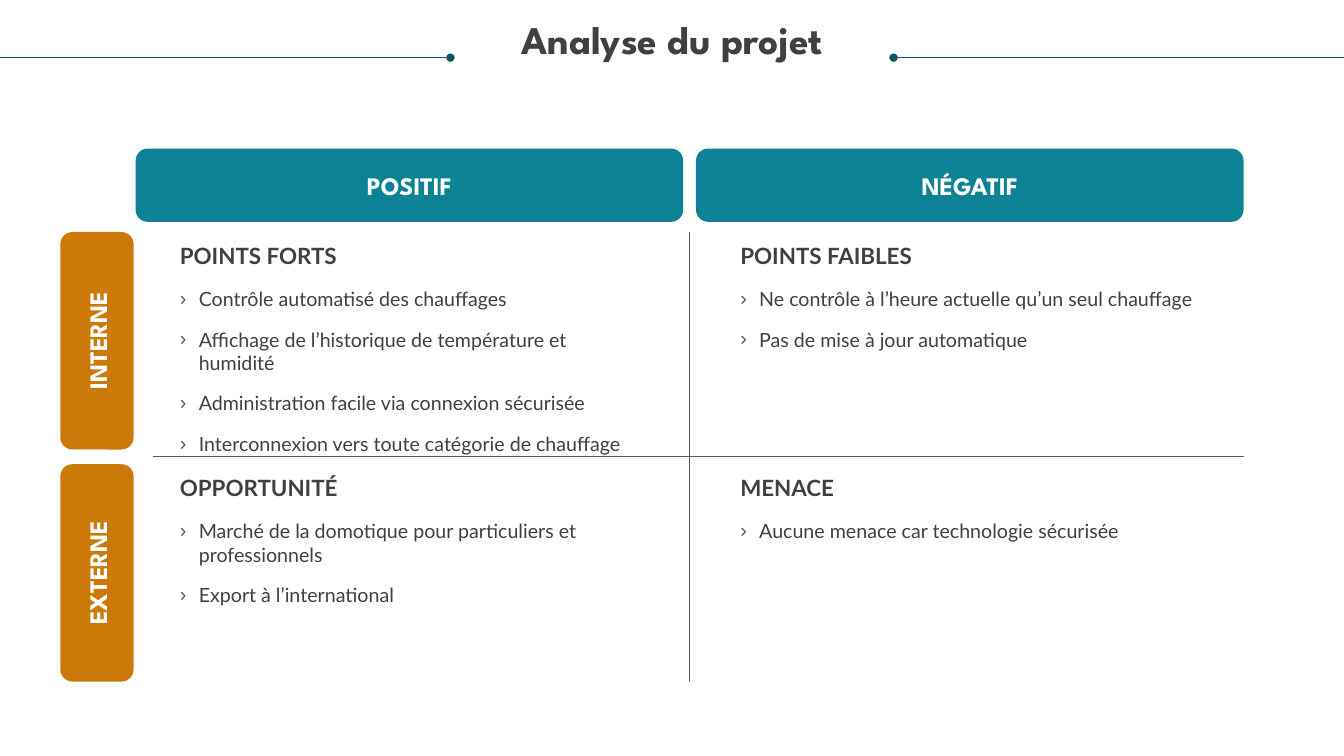
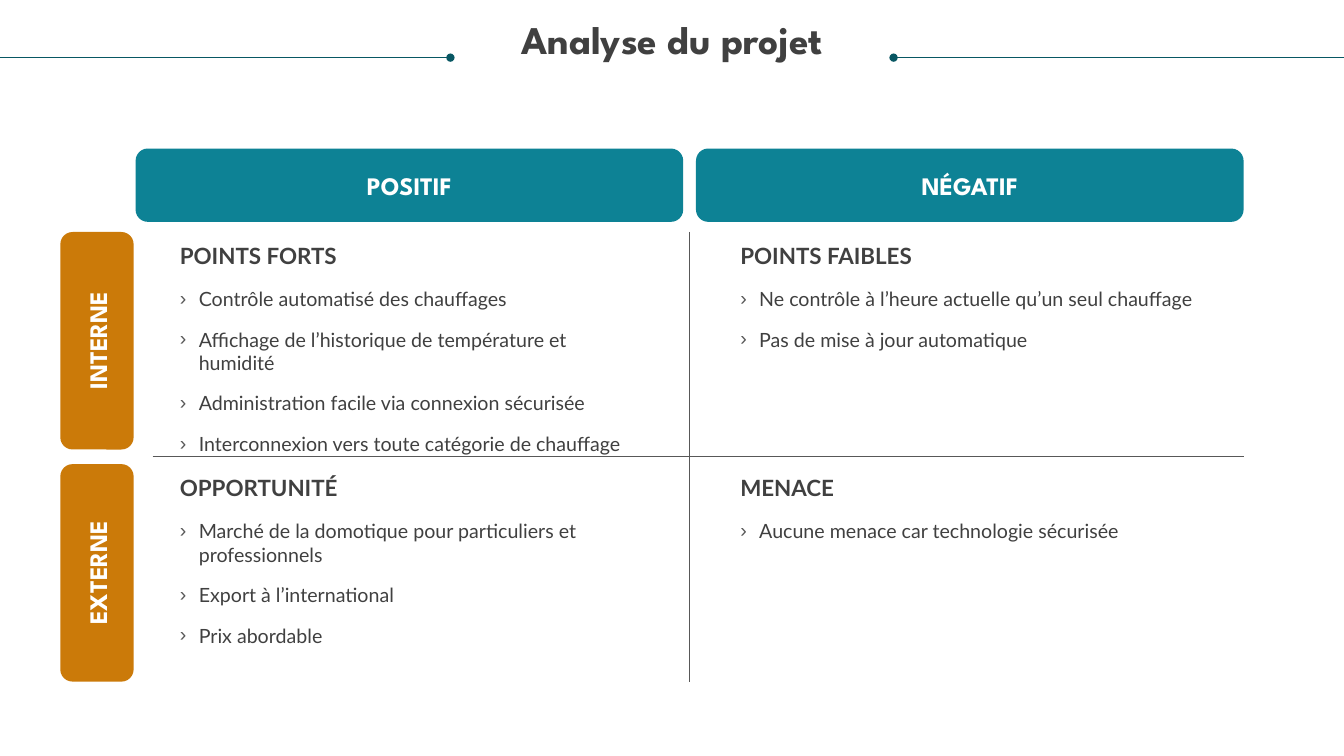
Before and after one commit to hackersoft13/Cobox, a slide deck: slide 3 of Doc/Cobox.pptx (slide 8 before the commit). Drawn at 1344x756 pixels with LibreOffice and Linux fonts; fonts in the diff are those of the drawing. Boxes give left, top, right and bottom in pixels: in the first picture for what was removed or moved away, otherwise in the second. Text is boxed around its words. In the diff, an @@ line names an element or a change of style, - is before the commit and + after.

```diff
--- a/Doc/Cobox.pptx
+++ b/Doc/Cobox.pptx
@@ text at bbox=[199, 628, 322, 643]: paragraph added @@
+› Prix abordable
```
Also in this commit, not shown: 5 other slides changed, 1 slide added.
